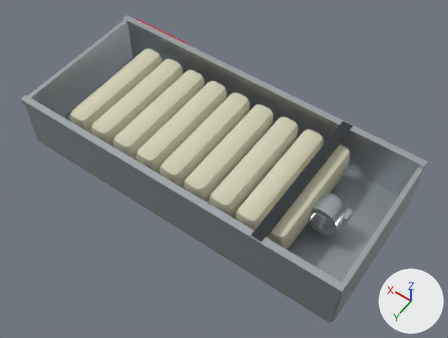
What one commit did to the glTF model assets/oberhaching/equipment/ob_hose_basket_3.glb.
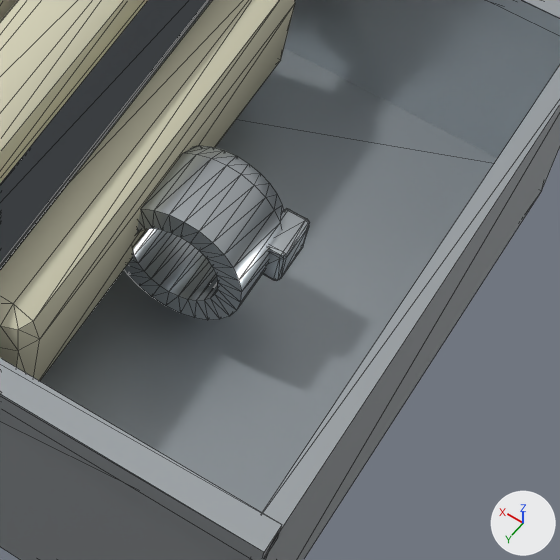
Each version is shown whole from a 50 mm lens placed at (-0.594, 0.815, 1.193), pointed at (-0.035, 0.032, -0.036), then close up on the part from 62% to 92% of the width and 46% to 87% of the height. The lights are fixed; the arrows at lower right show +X, +Y and +Z. The first two pictures are the older version. The close-ups show mesh edges as thin lines. Where no turn or scale is listed for an object, it has been applied to the vertices. Vertices at exactly the same position are counted once.

The scene before the commit, as lines of its bpy script (objects in view):
```python
me_ob_hose_basket_3 = bpy.data.meshes.new('ob_hose_basket_3')
me_ob_hose_basket_3.from_pydata(...)  # 868 vertices, 1652 faces; spans x -0.455..0.455, y -0.22..0.22, z -0.08..0.08
# faces by material slot: [12, 644, 972, 12, 12]
me_ob_hose_basket_3.materials.append(mat_training_brushed)  # grey #a8afb5
me_ob_hose_basket_3.materials.append(mat_training_steel)  # light grey #c5cbd0
me_ob_hose_basket_3.materials.append(mat_training_hose)  # pale yellow #d3d0b6
me_ob_hose_basket_3.materials.append(mat_training_red)  # red #ce242d
me_ob_hose_basket_3.materials.append(mat_training_black)  # dark grey #282d31
ob_ob_hose_basket_3 = bpy.data.objects.new('ob_hose_basket_3', me_ob_hose_basket_3)
ob_ob_hose_basket_3.location = (0.0, 0.0, 0.0)
```
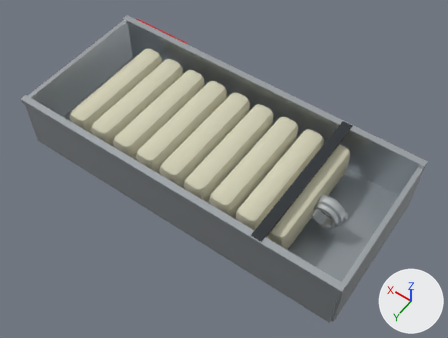
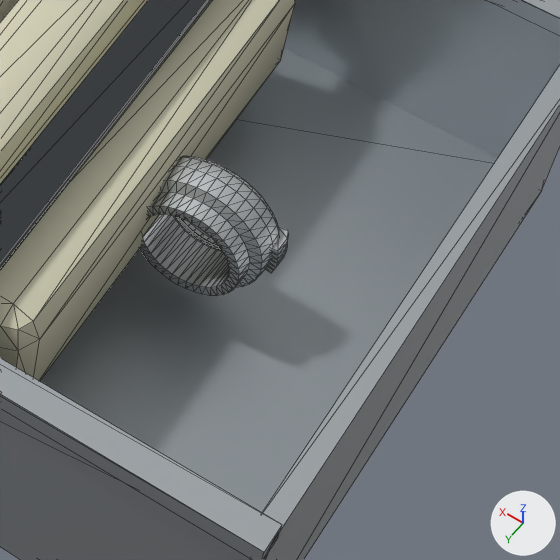
Where the change shows, as pixel boxes [x1, y1, x2, y2] in the close-ups (560 x 560 px):
part 1 of me_ob_hose_basket_3, rebuilt (12% narrower, 20% shorter)
    before: [124, 145, 283, 320]
    after: [139, 156, 279, 296]
part 2 of me_ob_hose_basket_3, rebuilt
    before: [263, 209, 310, 281]
    after: [266, 227, 288, 273]
part 3 of me_ob_hose_basket_3, added (mostly hidden)
    after: [175, 216, 221, 250]

What changed in the scene script:
```text
Add mat_training_cast_metal:
    mat_training_cast_metal = principled_material('training_cast_metal')
    mat_training_cast_metal.base_color = (0.53, 0.56, 0.57)  # light grey #c0c5c7
    mat_training_cast_metal.metallic = 0.68
    mat_training_cast_metal.roughness = 0.51
Add mat_training_rubber:
    mat_training_rubber = principled_material('training_rubber')
    mat_training_rubber.base_color = (0.034, 0.039, 0.043)  # dark grey #34383a
    mat_training_rubber.roughness = 0.91
Change me_ob_hose_basket_3:
    used by ob_ob_hose_basket_3; location = (0.0, 0.0, 0.0)
    remove me_ob_hose_basket_3.from_pydata(...)  # 868 vertices, 1652 faces; spans x -0.455..0.455, y -0.22..0.22, z -0.08..0.08
    add me_ob_hose_basket_3.from_pydata(...)  # 1646 vertices, 3208 faces; spans x -0.455..0.455, y -0.22..0.22, z -0.08..0.08
    me_ob_hose_basket_3 part 1: the loose piece of 140 vertices spanning x -0.361..-0.277, y -0.007..0.053, z -0.042..0.044 is rebuilt with 320 vertices and now spans x -0.361..-0.277, y 0.006..0.041, z -0.042..0.044, in mat_training_cast_metal (light grey #c0c5c7)
    me_ob_hose_basket_3 part 2: the loose piece of 56 vertices spanning x -0.37..-0.353, y -0.01..0.022, z -0.013..0.015 is rebuilt with 35 vertices and now spans x -0.365..-0.355, y 0.003..0.019, z -0.011..0.013, in mat_training_cast_metal (light grey #c0c5c7)
    me_ob_hose_basket_3 part 3: a new loose piece of 320 vertices spanning x -0.35..-0.289, y 0.009..0.012, z -0.03..0.032, in mat_training_rubber (dark grey #34383a)
    other edits to the shape of me_ob_hose_basket_3 do not show in these pictures
    add me_ob_hose_basket_3.materials.append(mat_training_cast_metal)  # light grey #c0c5c7
    add me_ob_hose_basket_3.materials.append(mat_training_rubber)  # dark grey #34383a
```
